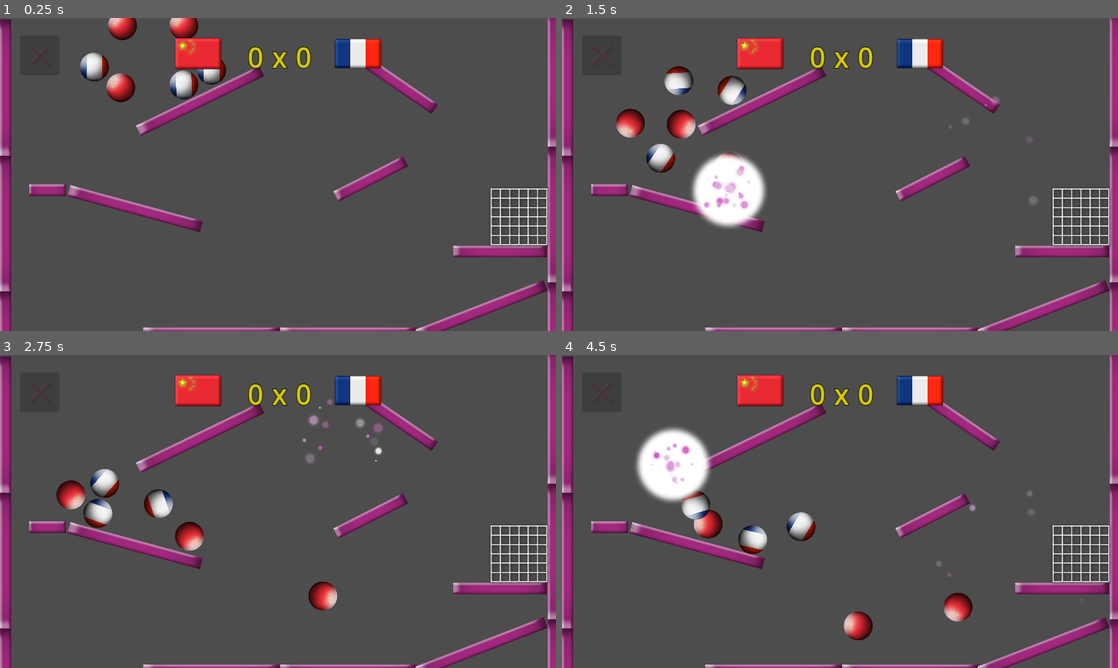
Above: before the commit, frames 1-4 (two rows, left to right).
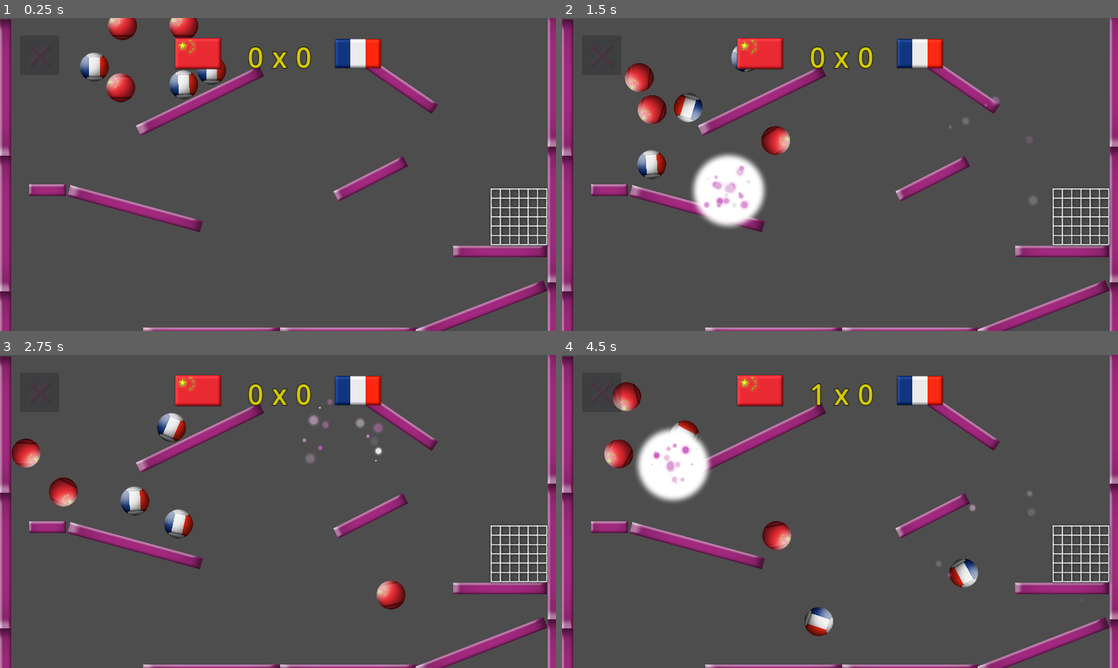
Above: after the commit, the same moments.

Repository: vibrunazo/godot-akira-flags
Game: Godot game, scene res://games/ballgame/ball_game.tscn
The game is run twice, just before and just after one commit, with the same random seed, the same clock (stepped at 60 frames per second) and the same inputs. This scene is started directly instead of the project's main scene. Sound files missing from this copy of the repository are replaced by a short silence.
Inputs (mouse positions are in pixels of both pictures, inside the frame that each line leads up to):
- Up to frame 1 (0.25 s): no input
- Up to frame 2 (1.5 s): move the mouse to (962, 158) at 0.52 s; click (962, 158) at 0.67 s; move the mouse to (728, 190) at 1.27 s; click (728, 190) at 1.42 s
- Up to frame 3 (2.75 s): move the mouse to (333, 442) at 2.02 s; click (333, 442) at 2.17 s
- Up to frame 4 (4.5 s): move the mouse to (812, 574) at 2.77 s; click (812, 574) at 2.92 s; move the mouse to (1006, 558) at 3.52 s; click (1006, 558) at 3.67 s; move the mouse to (673, 464) at 4.27 s; click (673, 464) at 4.42 s

The runs differ from the first frame. In frame 1, 0.6% of the frame differs, in the area x 14-41%, y 0-27%; in frame 2, 3.5%; in frame 3, 4.0%; in frame 4, 4.3%, in the area x 7-75%, y 8-92%.

Commit message:
resize flag inside ball

Diff:
--- a/games/ballgame/player_ball.gd
+++ b/games/ballgame/player_ball.gd
@@ -8,6 +8,7 @@
 
 @onready var audio: AudioStreamPlayer2D = $AudioStreamPlayer2D
 @onready var sprite_flag: Sprite2D = %SpriteFlag
+@onready var sprite_flag2: Sprite2D = %SpriteFlag2
 
 
 # Called when the node enters the scene tree for the first time.
@@ -29,3 +30,4 @@
 
 func update_country():
 	sprite_flag.texture = Countries.get_flag(team)
+	sprite_flag2.texture = Countries.get_flag(team)
--- a/games/ballgame/player_ball.tscn
+++ b/games/ballgame/player_ball.tscn
@@ -9,7 +9,7 @@
 [ext_resource type="AudioStream" uid="uid://bnbw4851hfqfh" path="res://fx/audio/footstep_concrete_004.ogg" id="9_fe25p"]
 
 [sub_resource type="PhysicsMaterial" id="PhysicsMaterial_366qw"]
-bounce = 0.8
+bounce = 0.95
 
 [sub_resource type="CircleShape2D" id="CircleShape2D_tq2n5"]
 radius = 50.0
@@ -39,12 +39,18 @@
 clip_children = 2
 texture = ExtResource("1_57puk")
 
-[node name="SpriteFlag" type="Sprite2D" parent="SpriteRoot/SpriteCircle"]
+[node name="SpriteFlag2" type="Sprite2D" parent="SpriteRoot/SpriteCircle"]
 unique_name_in_owner = true
 scale = Vector2(0.5, 0.5)
 texture = ExtResource("2_d0bg5")
 
+[node name="SpriteFlag" type="Sprite2D" parent="SpriteRoot/SpriteCircle"]
+unique_name_in_owner = true
+scale = Vector2(0.35, 0.35)
+texture = ExtResource("2_d0bg5")
+
 [node name="SpriteShading" type="Sprite2D" parent="SpriteRoot/SpriteCircle"]
+self_modulate = Color(1, 1, 1, 0.823529)
 scale = Vector2(1.01, 1.01)
 texture = ExtResource("3_67wng")
 
